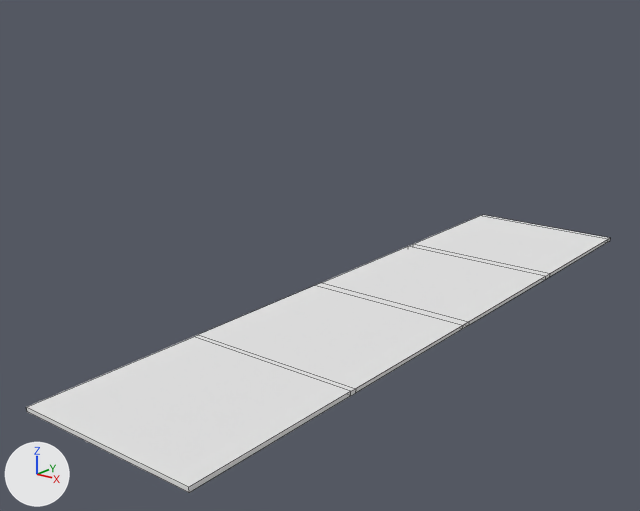
The Blender file BlenderModel/CrystalChanAnimated/CubeAnimation.blend as it was, and as the next commit left it.
Camera for both pictures: a 50 mm camera at (5.23, -4.81, 3.58) aimed at (-0.55, 2.48, 0.6). Every picture has the same lights, and +X, +Y and +Z are marked at lower left. Mesh edges are drawn as thin lines.
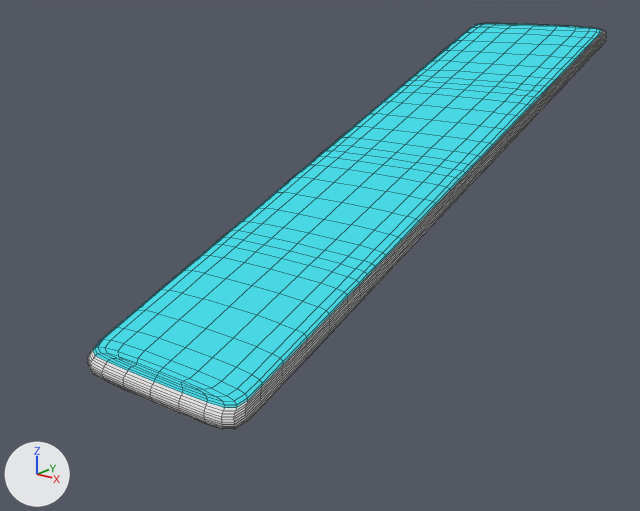
Where the change shows, as pixel boxes [x1, y1, x2, y2] in the pictures (640 x 511 px):
'Cube', recoloured, reshaped, moved, turned, rescaled, modifiers changed
    before: [27, 215, 610, 492]
    after: [87, 23, 607, 429]
part 1 of me_cube, built on
    before: [27, 215, 609, 492]
    after: [87, 23, 607, 429]

What changed in the scene script:
```text
Change mat_material:
    mat_material.base_color: (0.8, 0.8, 0.8) -> (0.0675, 0.711, 0.8)  # white #e7e7e7 -> cyan #49dbe7
Add mat_material_001:
    mat_material_001 = diffuse_material('Material.001')
    mat_material_001.base_color = (0.8, 0.8, 0.8)  # white #e7e7e7
Change me_cube:
    used by ob_cube; location = (0.0, 0.0, 0.0); scale = (1.0, 1.0, 0.0223)
    remove me_cube.from_pydata(...)  # 36 vertices, 34 faces; spans x -1.0..1.0, y -1.0..7.05, z -1.0..1.0
    add me_cube.from_pydata(...)  # 100 vertices, 98 faces; spans x -1.0..1.0, y -1.07..7.05, z -1.0..10.76
    me_cube part 1
    9 faces are deleted
    34 vertices are added at x -1.0..1.0, y -1.06..6.95, z -1.0..10.76
    14 new vertices lie (0.0, 0.0, 4.83) away from vertices in x -1.0..1.0, y -1.0..7.05, z 1.0
    6 new vertices lie (0.0, -0.01, 4.83) away from vertices in x -1.0..1.0, y -1.06..3.08, z 1.0
    10 new vertices lie (1.92, 0.0, 0.0) away from vertices in x -0.96, y -0.89..6.87, z 10.76
    44 new faces join them, mat_material_001 (white #e7e7e7)
    29 new faces join them, mat_material (cyan #49dbe7)
    add me_cube.materials.append(mat_material_001)  # white #e7e7e7
Change ob_cube:
    ob_cube.location: (0.0, 0.0, 0.0) -> (-0.33, 0.79, 0.32)
    ob_cube.rotation_euler: (0.0, 0.0, 0.0) -> (0.359, 0.0, 0.0)  # degrees (0, 0, 0) -> degrees (21, 0, 0)
    ob_cube.scale: (1.0, 1.0, 0.0223) -> (1.0, 0.978, 0.0201)
    add _m = ob_cube.modifiers.new('Subsurf', 'SUBSURF')
    add _m.levels = 4
    add _m.render_levels = 4
```
